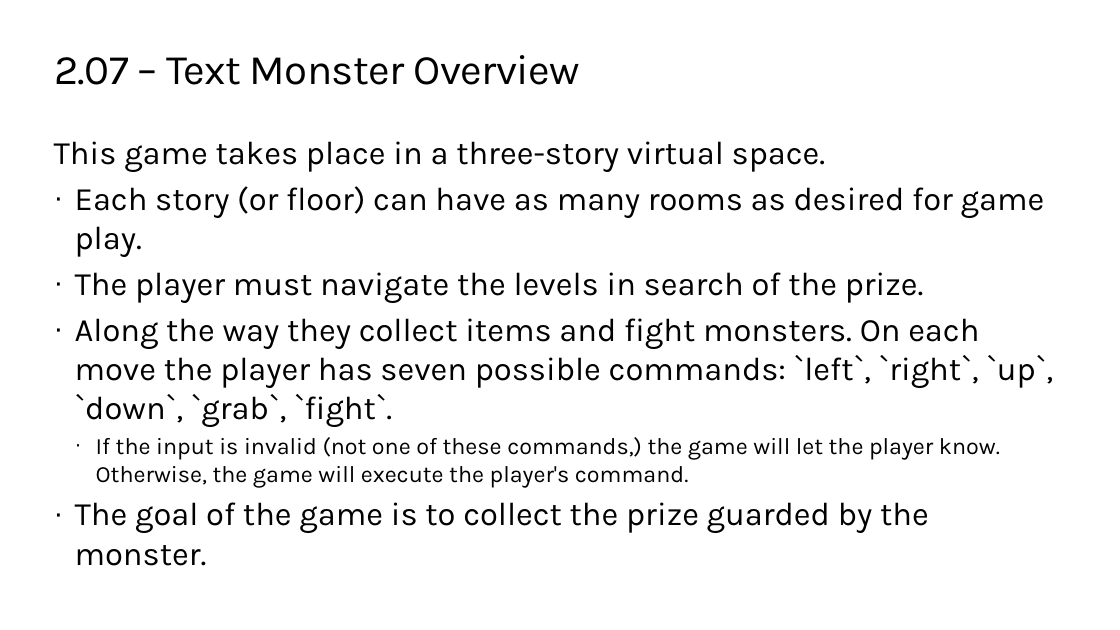
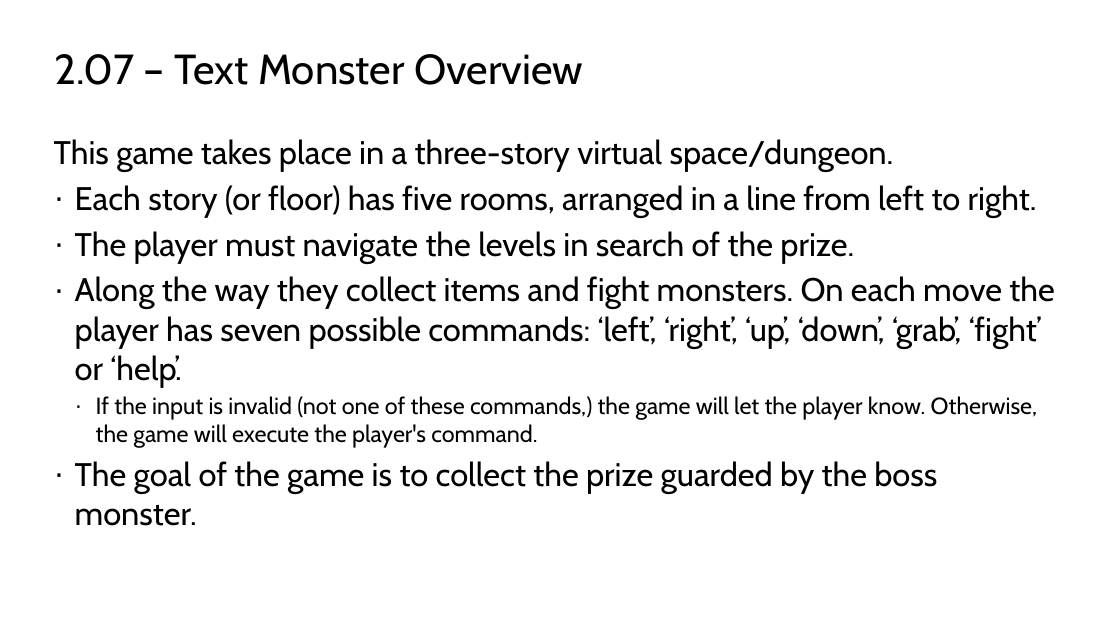
Before and after one commit to TEALSK12/2nd-semester-introduction-to-computer-science, a slide deck: slide 3 of units/2_unit/slidedecks/Intro Python 2.07 TEALS.pptx. Drawn at 1120x630 pixels with LibreOffice and Linux fonts; fonts in the diff are those of the drawing; background and template pictures are left out. Boxes give left, top, right and bottom in pixels: in the first picture for what was removed or moved away, otherwise in the second. Text is boxed around its words. In the diff, an @@ line names an element or a change of style, - is before the commit and + after.

```diff
--- a/units/2_unit/slidedecks/Intro Python 2.07 TEALS.pptx
+++ b/units/2_unit/slidedecks/Intro Python 2.07 TEALS.pptx
@@ title "2.07 – Text Monster Overview" at <box>54,54,583,85</box>: font Karla to Cabin, letter spacing -0.5 to 0 pt @@
@@ text at <box>54,139,1037,218</box>: text changed; font Karla to Cabin @@
-This game takes place in a three-story virtual space.
-· Each story (or floor) can have as many rooms as desired for game play.
+This game takes place in a three-story virtual space/dungeon.
+· Each story (or floor) has five rooms, arranged in a line from left to right.
@@ text at <box>75,231,1037,448</box>: font Karla to Cabin in "The player must navigate the levels in ...", "If the input is invalid (not one ..." @@
@@ text at <box>75,276,1054,388</box>: text changed; font Karla to Cabin @@
-· Along the way they collect items and fight monsters. On each move the player has seven possible commands: `left`, `right`, `up`, `down`, `grab`, `fight`.
+· Along the way they collect items and fight monsters. On each move the player has seven possible commands: ‘left’, ‘right’, ‘up’, ‘down’, ‘grab’, ‘fight’ or ‘help’.
@@ text at <box>75,461,937,526</box>: text changed; font Karla to Cabin @@
-· The goal of the game is to collect the prize guarded by the monster.
+· The goal of the game is to collect the prize guarded by the boss monster.
```
Also in this commit, not shown: 8 other slides changed, 6 other files.
